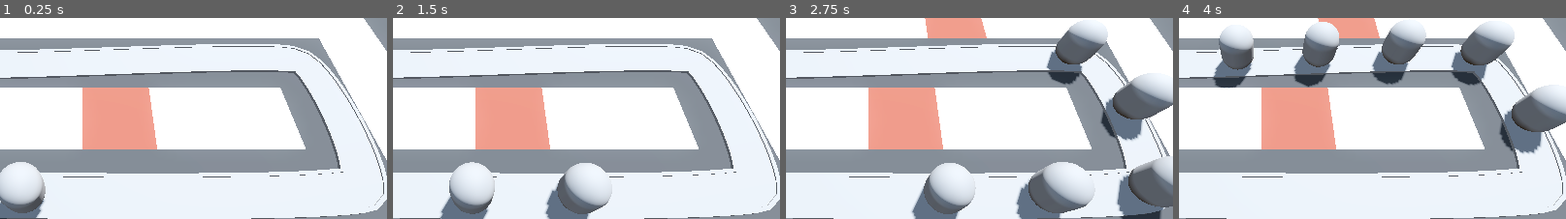
Above: before the commit, frames 1-4 (left to right).
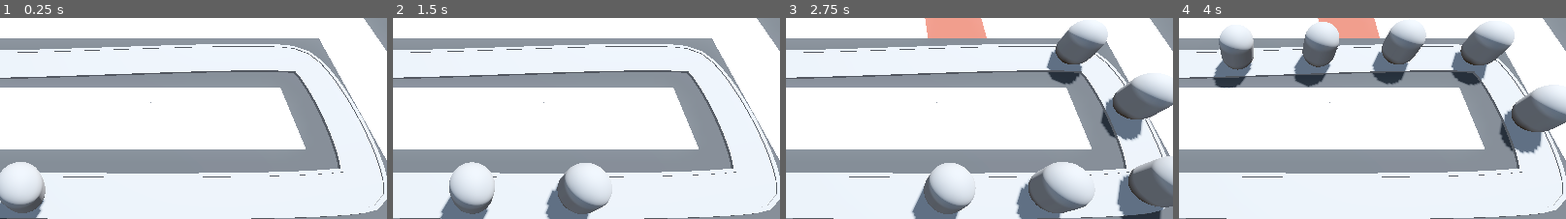
Above: after the commit, the same moments.

Repository: vibrunazo/godot-barbarian
Game: Godot game, scene res://levels/base_level.tscn
Two runs of this game, one before a commit and one after it. Both use one fixed random seed, a clock stepped at 60 frames per second and the inputs below.
Inputs (mouse positions are % of the whole screen's width and height, from its top left):
- Up to frame 1 (0.25 s): no input
- Up to frame 2 (1.5 s): tap Enter at 0.5 s; move the mouse to (72, 41) at 0.52 s; press the mouse at (72, 41) at 0.53 s; move the mouse to (30, 52) at 1.27 s; release the mouse at (30, 52) at 1.28 s; tap S (toggle_speed) at 1.35 s
- Up to frame 3 (2.75 s): click (30, 52) at 1.55 s; move the mouse to (60, 22) at 2.02 s; press the mouse at (60, 22) at 2.03 s
- Up to frame 4 (4 s): move the mouse to (45, 68) at 2.77 s; release the mouse at (45, 68) at 2.78 s; click (45, 68) at 2.85 s; move the mouse to (80, 62) at 3.52 s; hold S (toggle_speed) from 3.53 s (still down); click (80, 62) at 3.8 s
The pictures show only the part of the screen within x 39-89%, y 25-75%; the shares and areas given below are measured in that part.

The runs differ from the first frame. In frame 1, 5.6% of the frame differs, in the area x 21-41%, y 34-66%; in frame 2, 5.6%; in frame 3, 5.6%; in frame 4, 5.6%.

Commit message:
44. Clicks and Cursors

Diff:
--- a/camera/ray_picker_camera.gd
+++ b/camera/ray_picker_camera.gd
@@ -9,14 +9,22 @@
 
 # Called every frame. 'delta' is the elapsed time since the previous frame.
 func _process(delta: float) -> void:
+	check_cast_under_mouse()
+
+
+func check_cast_under_mouse() -> void:
 	var mouse_position: Vector2 = get_viewport().get_mouse_position()
 	ray_cast.target_position = project_local_ray_normal(mouse_position) * 100
 	ray_cast.force_raycast_update()
 	if ray_cast.is_colliding():
-		var collider := ray_cast.get_collider()
-		if collider is GridMap:
-			var collision_point: Vector3 = ray_cast.get_collision_point()
-			var cell: Vector3i = collider.local_to_map(collision_point)
-			printt(cell, collider.get_cell_item(cell))
-			if collider.get_cell_item(cell) == 0:
-				collider.set_cell_item(cell, 1)
+		Input.set_default_cursor_shape(Input.CURSOR_POINTING_HAND)
+		if Input.is_action_pressed("click"):
+			var collider := ray_cast.get_collider()
+			if collider is GridMap:
+				var collision_point: Vector3 = ray_cast.get_collision_point()
+				var cell: Vector3i = collider.local_to_map(collision_point)
+				printt(cell, collider.get_cell_item(cell))
+				if collider.get_cell_item(cell) == 0:
+					collider.set_cell_item(cell, 1)
+	else:
+		Input.set_default_cursor_shape(Input.CURSOR_ARROW)
--- a/project.godot
+++ b/project.godot
@@ -40,3 +40,8 @@
 "events": [Object(InputEventKey,"resource_local_to_scene":false,"resource_name":"","device":-1,"window_id":0,"alt_press …(192 unchanged characters)…
 ]
 }
+click={
+"deadzone": 0.5,
+"events": [Object(InputEventMouseButton,"resource_local_to_scene":false,"resource_name":"","device":-1,"window_id":0,"alt_pressed":false,"shift_pressed":false,"ctrl_pressed":false,"meta_pressed":false,"button_mask":0,"position":Vector2(0, 0),"global_position":Vector2(0, 0),"factor":1.0,"button_index":1,"canceled":false,"pressed":false,"double_click":false,"script":null)
+]
+}
